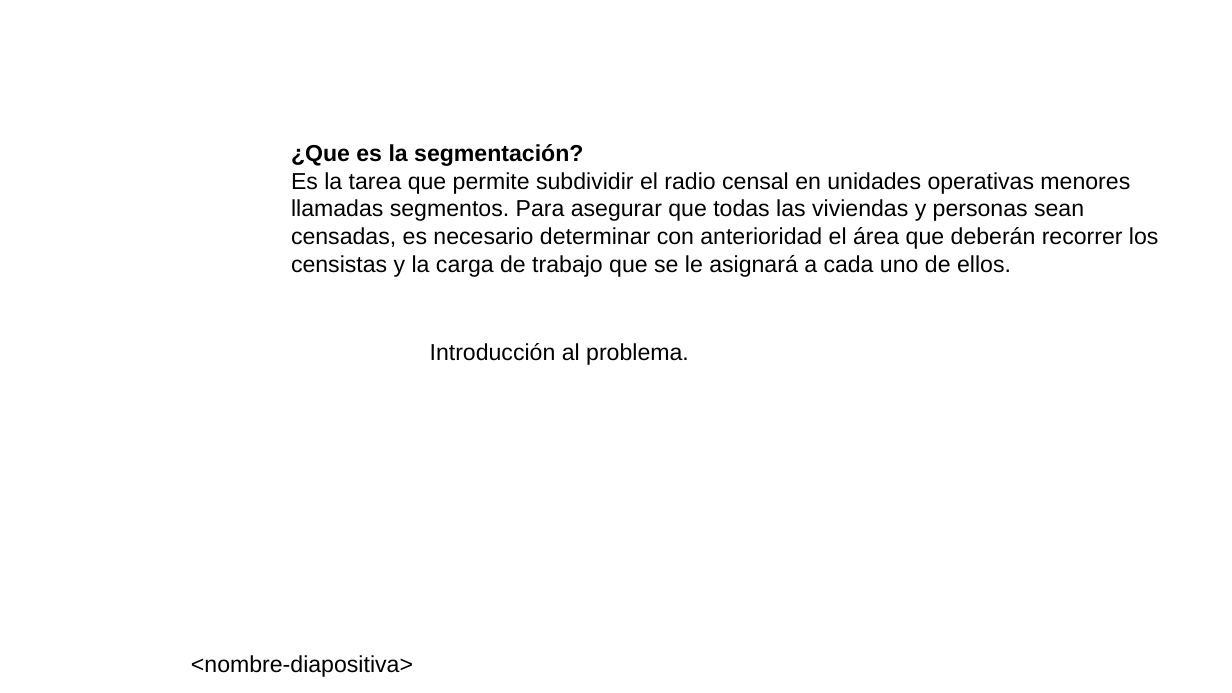
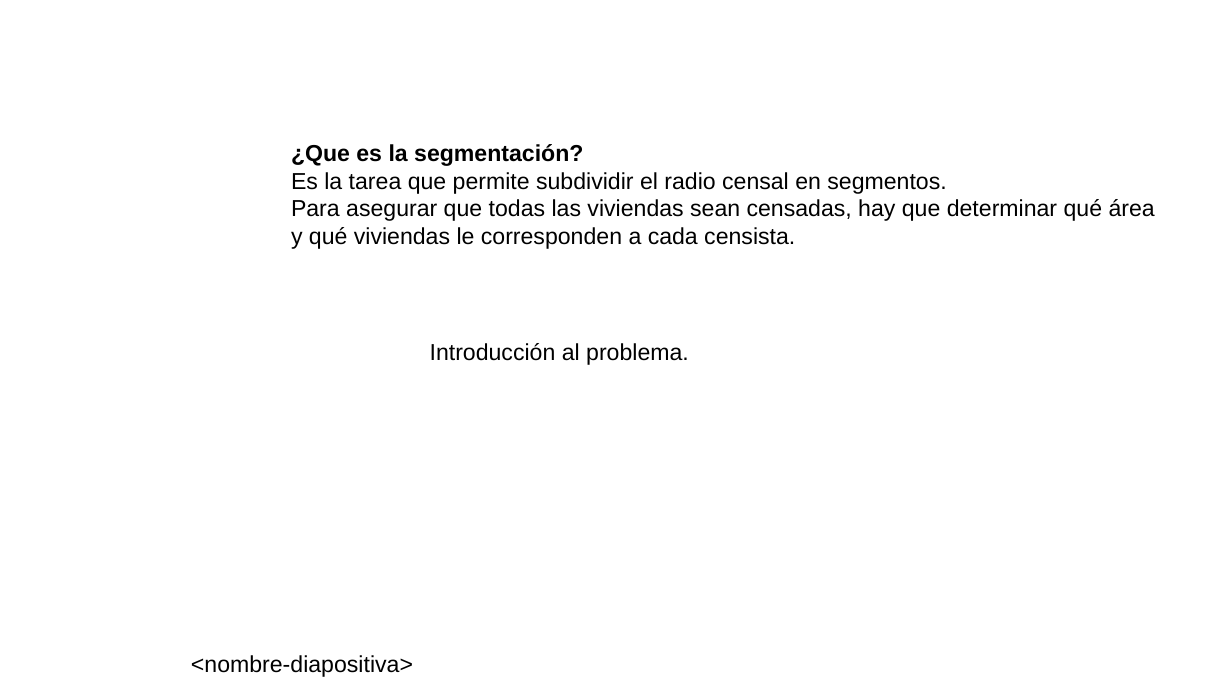
Before and after one commit to neptuso/Charlas, a slide deck: slide 3 of IDERA/segmentos.censo2022.pptx. Drawn at 1232x693 pixels with LibreOffice and Linux fonts; fonts in the diff are those of the drawing; background and template pictures are left out. Boxes give left, top, right and bottom in pixels: in the first picture for what was removed or moved away, otherwise in the second. Text is boxed around its words. In the diff, an @@ line names an element or a change of style, - is before the commit and + after.

```diff
--- a/IDERA/segmentos.censo2022.pptx
+++ b/IDERA/segmentos.censo2022.pptx
@@ text at [291, 172, 1155, 249]: text changed @@
-Es la tarea que permite subdividir el radio censal en unidades operativas menores llamadas segmentos. Para asegurar que todas las viviendas y personas sean censadas, es necesario determinar con anterioridad el área que deberán recorrer los censistas y la carga de trabajo que se le asignará a cada uno de ellos.
+Es la tarea que permite subdividir el radio censal en segmentos.
+Para asegurar que todas las viviendas sean censadas, hay que determinar qué área y qué viviendas le corresponden a cada censista.
```
Also in this commit, not shown: 5 other slides changed, 8 slides added, 5 slides removed, 2 other files.
